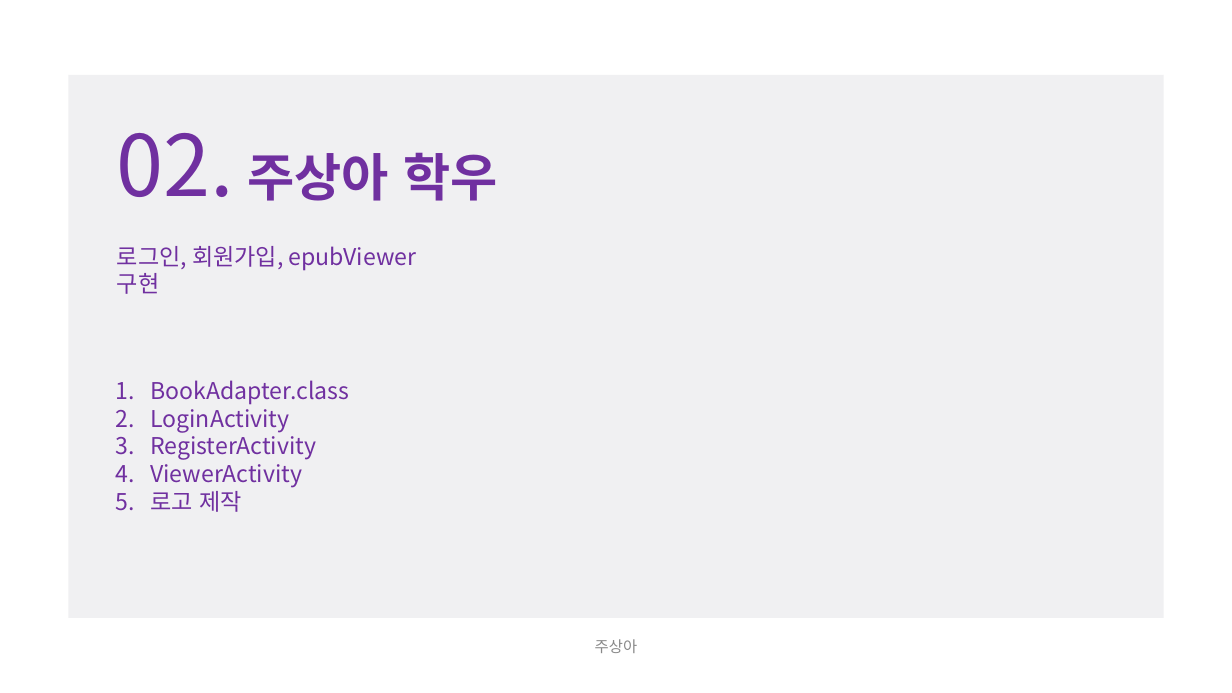
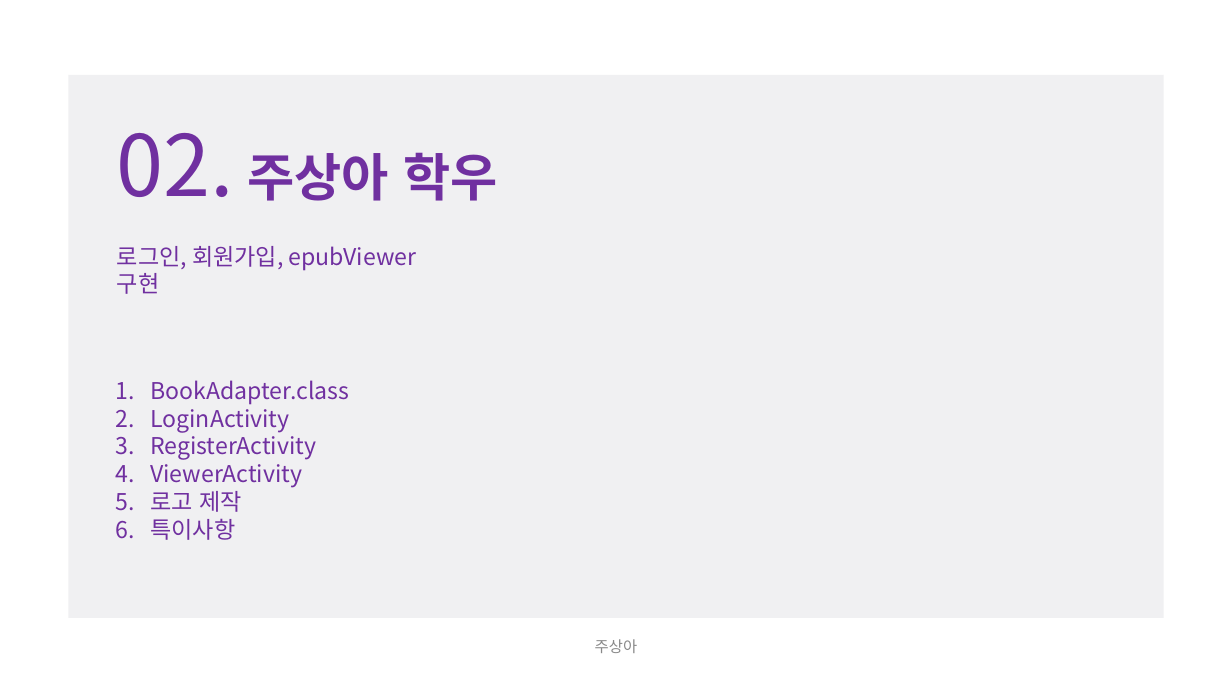
Before and after one commit to ksh9409255/ThinkingBookstore, a slide deck: slide 21 of 보고서/12주차/12주차 보고서_3code.pptx. Drawn at 1232x693 pixels with LibreOffice and Linux fonts; fonts in the diff are those of the drawing. Boxes give left, top, right and bottom in pixels: in the first picture for what was removed or moved away, otherwise in the second. Text is boxed around its words. In the diff, an @@ line names an element or a change of style, - is before the commit and + after.

```diff
--- a/보고서/12주차/12주차 보고서_3code.pptx
+++ b/보고서/12주차/12주차 보고서_3code.pptx
@@ text at [150,518,235,540]: paragraph added @@
+6. 특이사항
```
Also in this commit, not shown: 1 other slide changed, 1 slide added, 1 other file.
